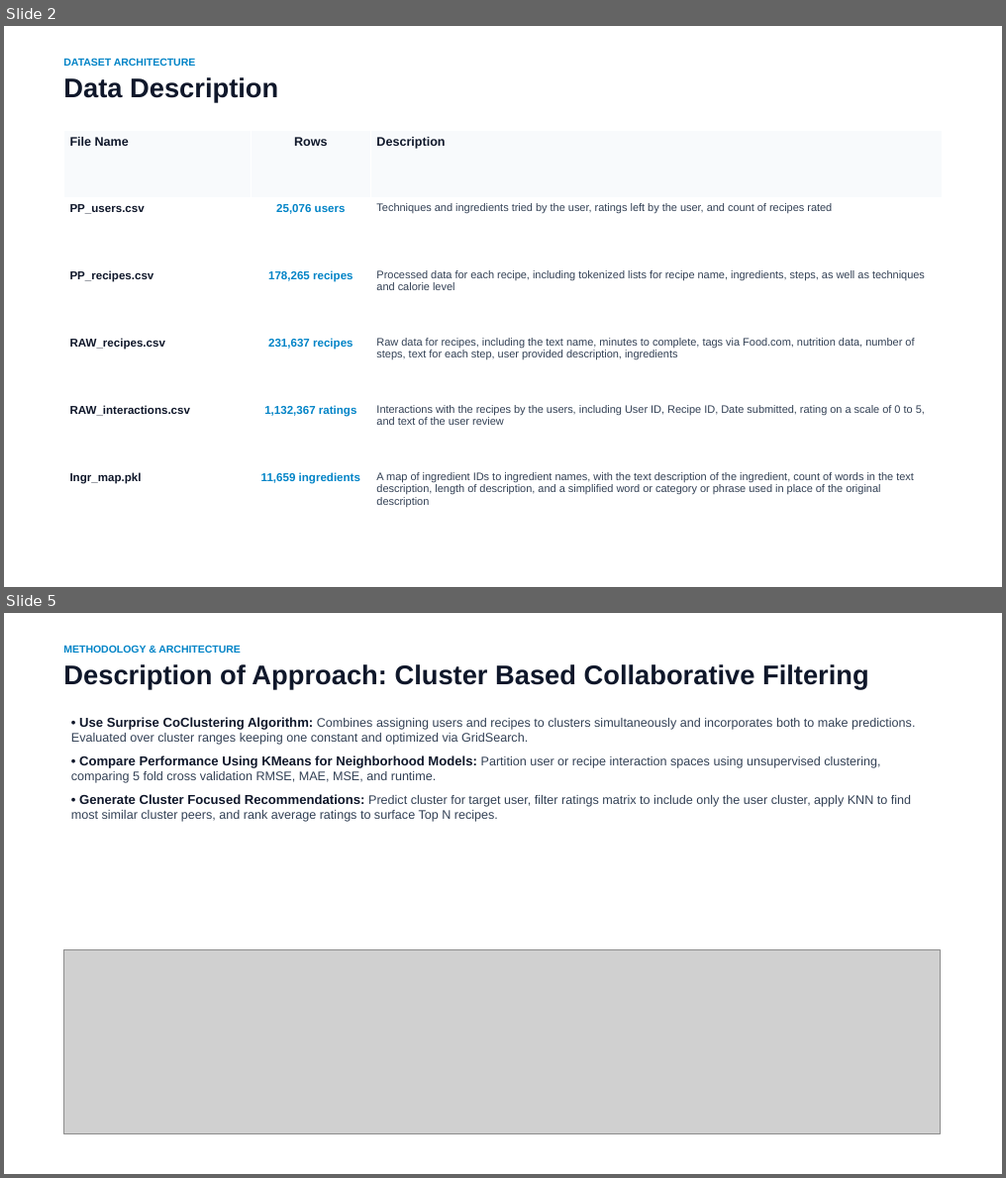
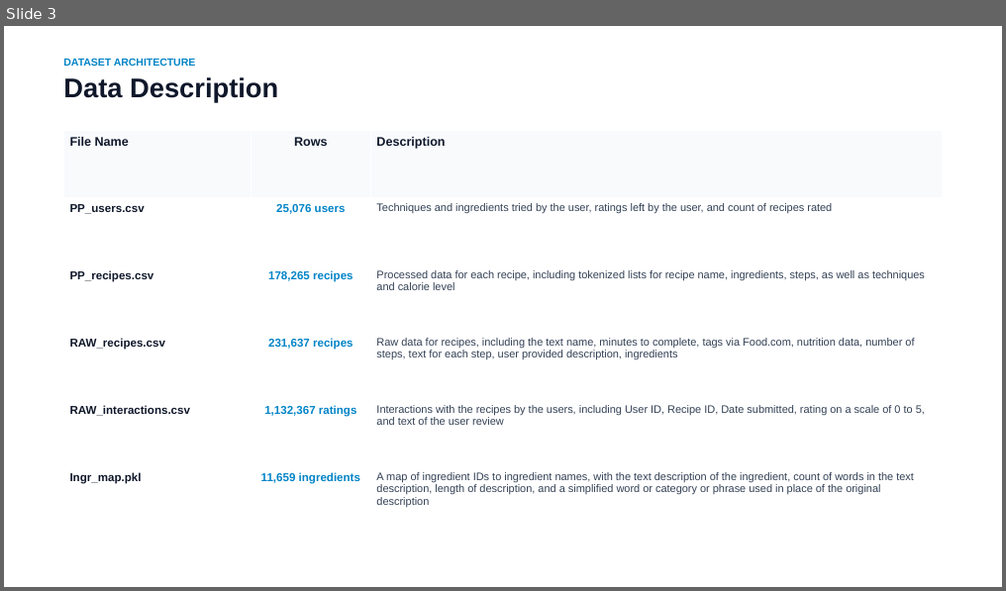
Before and after one commit to vidhyawalke/Recipe-Recommender-System, a slide deck: Recipe_Recommender_Presentation.pptx. Shown one above the other, each under a label of ours: slides 2 and 5 before the commit, slide 3 after it; the slides between them are not shown. The pictures are 1006x1178 and 1006x591 pixels, drawn with LibreOffice and Linux fonts; fonts in the diff are those of the drawing; grey boxes stand for pictures. Boxes give left, top, right and bottom in pixels: in the first picture for what was removed or moved away, otherwise in the second. Text is boxed around its words. In the diff, an @@ line names an element or a change of style, - is before the commit and + after.

```diff
--- a/Recipe_Recommender_Presentation.pptx
+++ b/Recipe_Recommender_Presentation.pptx
@@ slide 5 removed at bbox=[4, 613, 1002, 1174], background #FFFFFF @@
@@ rectangle removed at bbox=[4, 613, 1002, 1174] @@
@@ text removed at bbox=[63, 645, 869, 689] @@
-METHODOLOGY & ARCHITECTURE
-Description of Approach: Cluster Based Collaborative Filtering
@@ text removed at bbox=[71, 717, 915, 822] @@
-• Use Surprise CoClustering Algorithm: Combines assigning users and recipes to clusters simultaneously and incorporates both to make predictions. Evaluated over cluster ranges keeping one constant and optimized via GridSearch.
-• Compare Performance Using KMeans for Neighborhood Models: Partition user or recipe interaction spaces using unsupervised clustering, comparing 5 fold cross validation RMSE, MAE, MSE, and runtime.
-• Generate Cluster Focused Recommendations: Predict cluster for target user, filter ratings matrix to include only the user cluster, apply KNN to find most similar cluster peers, and rank average ratings to surface Top N recipes.
@@ picture removed at bbox=[63, 950, 940, 1134] @@
@@ what was slide 2 is now slide 3 @@
```
Also in this commit, not shown: 6 slides changed, 3 slides added, 1 other slide removed, 2 other files.
